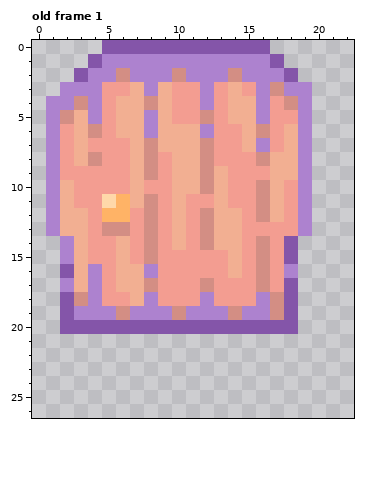
A pixel-art file gets an edit: assets/img/porte.aseprite. The first picture shows the starting point.
49x30 pixels, 1 frame. Shown: old frame 1: x 0..22, y 0..26. The old version is drawn lined up with the new one, on the new canvas. The commit also changed other frames, which this record leaves out.
The same view after the edit:
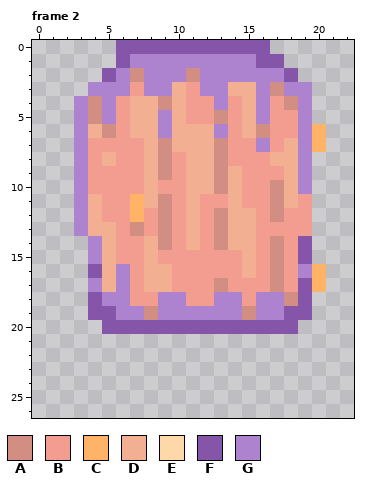
Palette (. is transparent): A #d38e84  B #f39d91  C #ffb366  D #f2af92  E #ffd8a9  F #8455a9  G #ad82cf
A new or re-ordered frame is compared with the old frame closest to it.
Diff:
canvas 49x30 -> 49x28 (the part of the old canvas that was cut away was empty and is not shown)
frames 1 -> 8
Changed rows in their new state; - is an unchanged pixel.
Frame 2 is new; against old frame 1:
first column x 1:
 0 ----.---------------
 1 ---..F---------F----
 2 --..FGA--GA--G------
 3 -..-GGB-GD--G-D-----
 4 ..GAGB-DAD-BGB------
 5 ..GAGB-DGD-BAB------
 6 ..GDAB-DG--DG----B-C
 7 ..G---BDA--DA-B----C
 8 ..GBD-BDAB-DA--B----
 9 ..G---BDAB-DAD--B---
10 ..G---BD-B-DAD-BAD--
11 ..GDBBCDABD-BD-BADB-
12 ..GDBBCBABDBA-DBA-B-
13 ..GDDBABABDBA-D---B-
14 -..GDB-DABDBA-DBABF-
15 -..GDB-D-----BDBABF-
16 -..FDGBDD----BDBABGC
17 -..-DGBDD--BA--BABFC
18 -..FGGBBGG-BGG--GAF-
19 -..FFG-A-G---GA-G-F-
20 -...----------------
Boxes around the changes in both pictures, in picture pixels (x1, y1, x2, y2):
changed: (46, 40, 326, 334)
